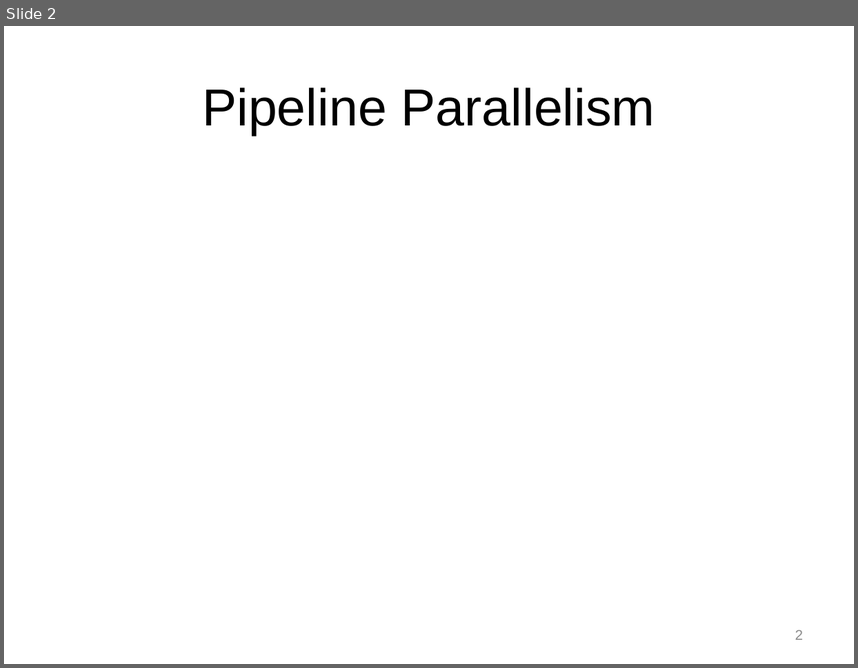
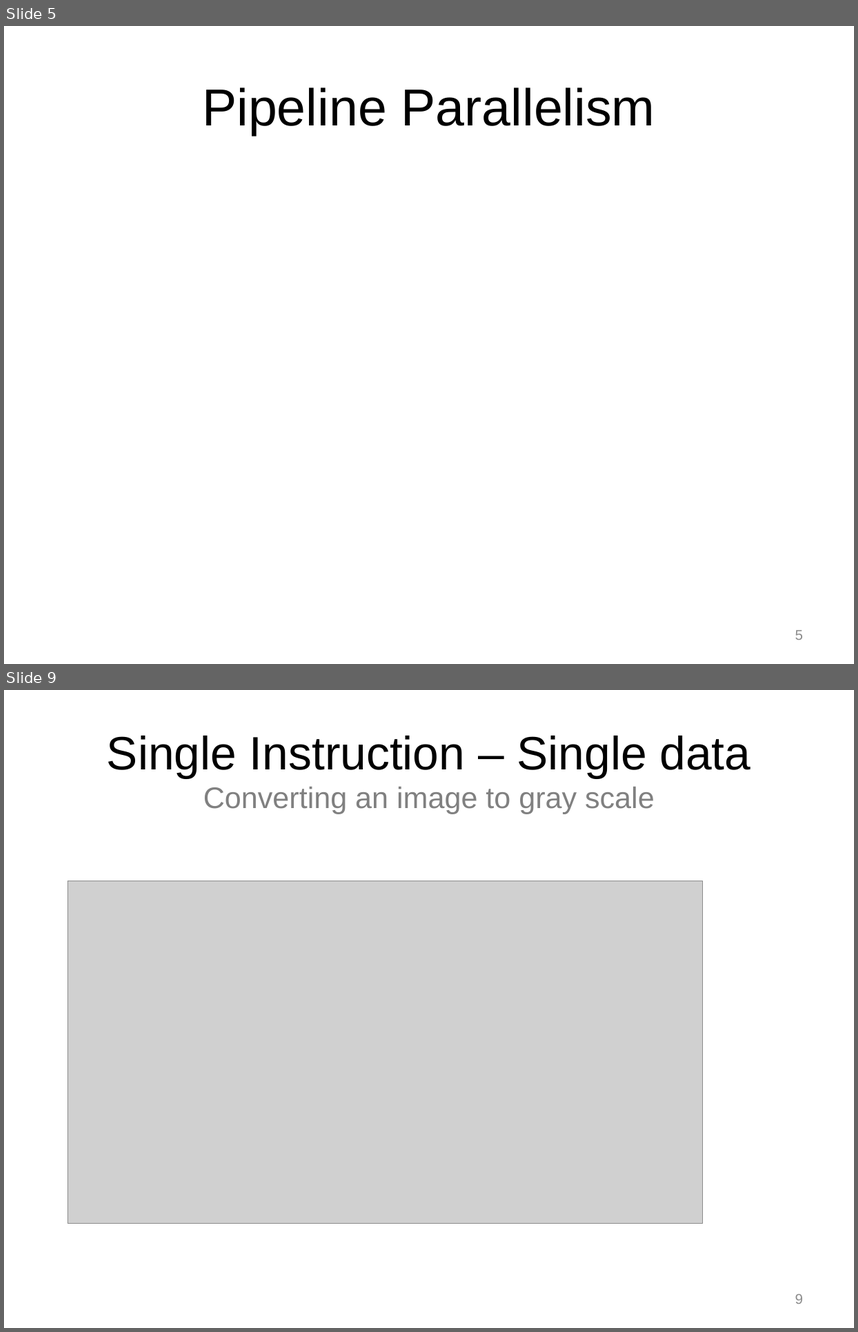
Before and after one commit to Jule/aw1, a slide deck: Praese/Presentation1.pptx. Shown one above the other, each under a label of ours: slide 2 before the commit, slides 5 and 9 after it; the slides between them are not shown. The pictures are 858x668 and 858x1332 pixels, drawn with LibreOffice and Linux fonts; fonts in the diff are those of the drawing; grey boxes stand for pictures; background and template pictures are left out. Boxes give left, top, right and bottom in pixels: in the first picture for what was removed or moved away, otherwise in the second. Text is boxed around its words. In the diff, an @@ line names an element or a change of style, - is before the commit and + after.

```diff
--- a/Praese/Presentation1.pptx
+++ b/Praese/Presentation1.pptx
@@ slide 9 added at (4,690,854,1328), background picture (left out) @@
@@ title added at (107,736,751,814), 39.6 pt, text #000000 @@
+Single Instruction – Single data
+Converting an image to gray scale
@@ picture added at (67,880,703,1223) @@
@@ page number added at (795,1294,803,1303), 12 pt, text #8C8C8C @@
+9
@@ what was slide 2 is now slide 5 @@
@@ page number at (795,630,803,639): text changed @@
-2
+5
```
Also in this commit, not shown: 1 slide changed, 20 other slides added, 2 slides removed.
